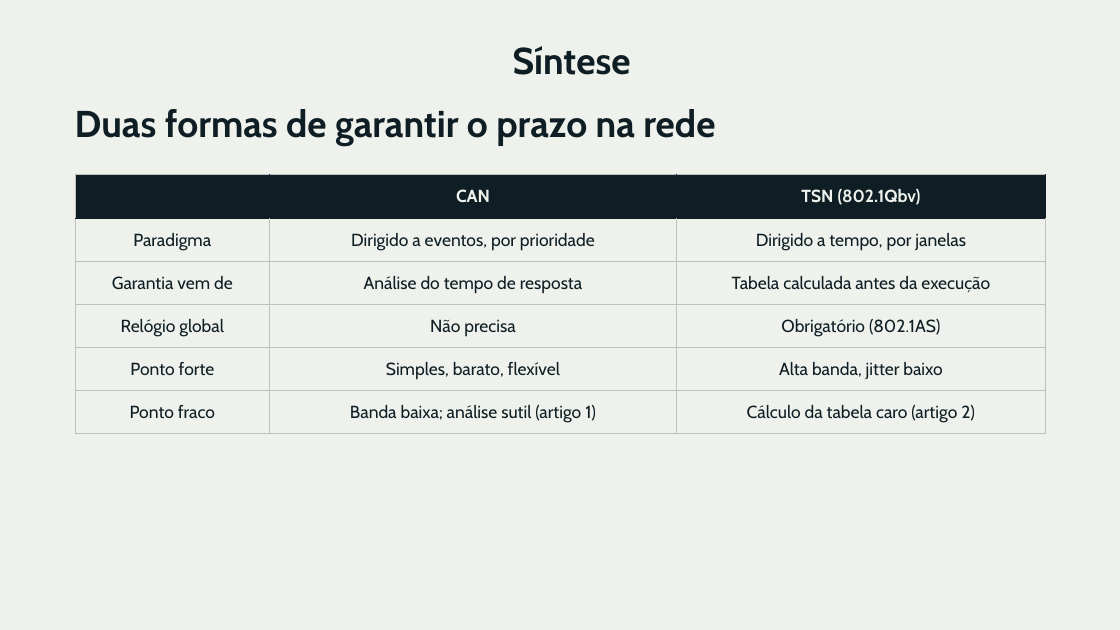
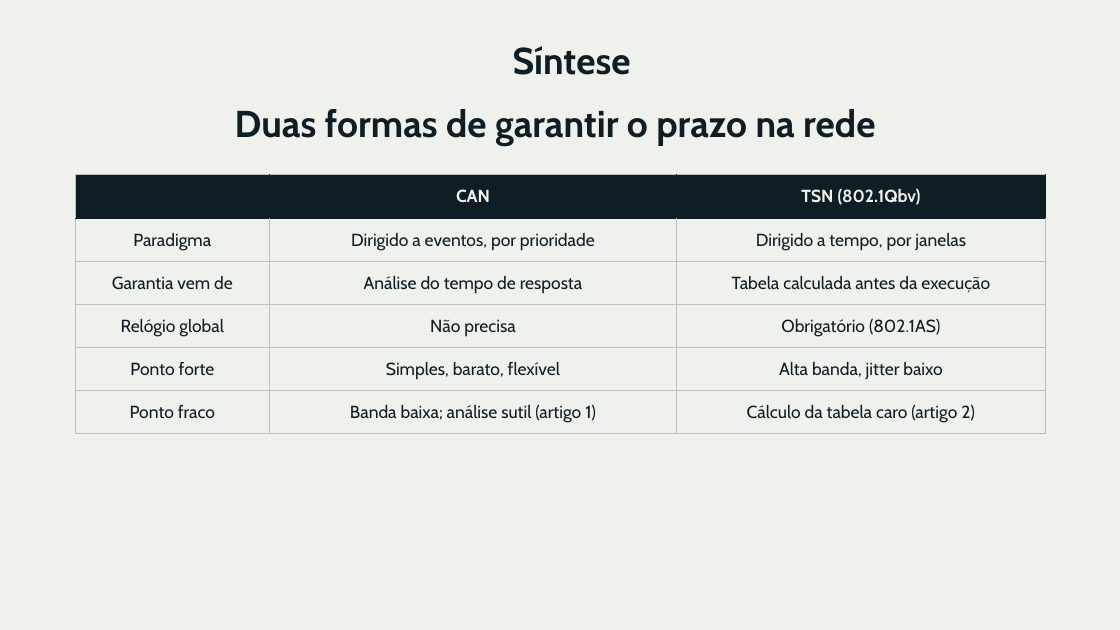
Before and after one commit to Balduino-BD/Trabalho_Distribuido, a slide deck: slide 11 of Apresentação/Sistemas Distribuídos de Tempo Real_Balduino_Felipe.pptx (slide 12 before the commit). Drawn at 1120x630 pixels with LibreOffice and Linux fonts; fonts in the diff are those of the drawing. Boxes give left, top, right and bottom in pixels: in the first picture for what was removed or moved away, otherwise in the second. Text is boxed around its words. In the diff, an @@ line names an element or a change of style, - is before the commit and + after.

```diff
--- a/Apresentação/Sistemas Distribuídos de Tempo Real_Balduino_Felipe.pptx
+++ b/Apresentação/Sistemas Distribuídos de Tempo Real_Balduino_Felipe.pptx
@@ title "Duas formas de garantir o ..." at <box>235,109,875,146</box>: alignment left to centre @@
```
Also in this commit, not shown: 8 other slides changed, 1 slide removed.
